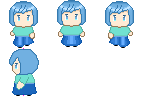
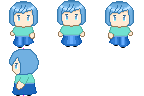
The second (144, 96) image is a revision of the first. Changes to its layers:
painted on "Drawing" (1st of 4, in "Left_1") over [16, 81, 25, 90]
